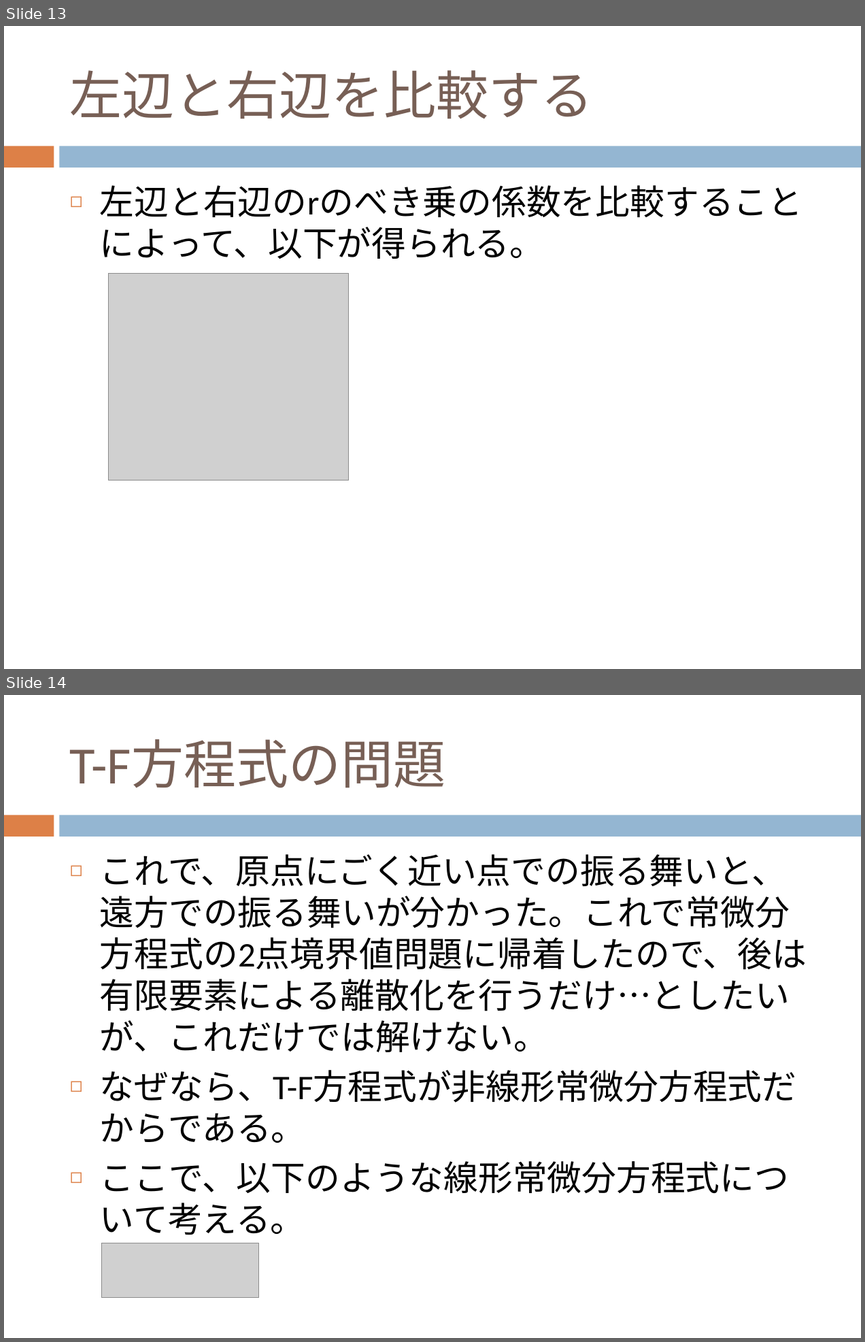
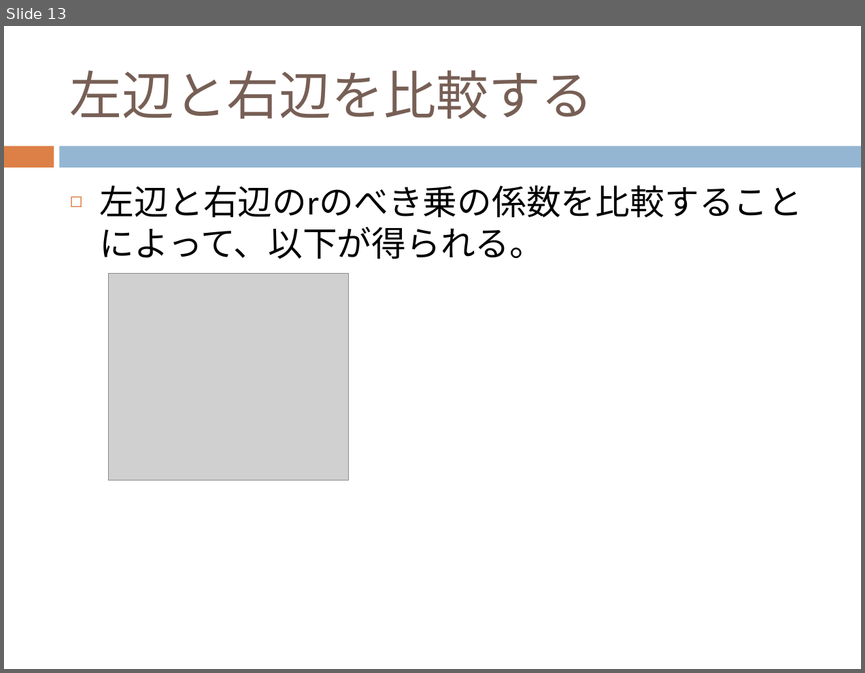
Before and after one commit to dc1394/fukui_sono2, a slide deck: 福井技術者の集いその2_発表資料スライド.pptx. Shown one above the other, each under a label of ours: slides 13 and 14 before the commit, slide 13 after it. The pictures are 865x1342 and 865x673 pixels, drawn with LibreOffice and Linux fonts; fonts in the diff are those of the drawing; grey boxes stand for pictures. Boxes give left, top, right and bottom in pixels: in the first picture for what was removed or moved away, otherwise in the second. Text is boxed around its words. In the diff, an @@ line names an element or a change of style, - is before the commit and + after.

Commit message:
福井技術者の集いその2発表資料スライド加筆

```diff
--- a/福井技術者の集いその2_発表資料スライド.pptx
+++ b/福井技術者の集いその2_発表資料スライド.pptx
@@ slide 14 removed at (4,695,861,1338), background #FFFFFF; not listed: 2 template elements that a slide beside it also shows @@
@@ title removed at (70,740,445,788) @@
-T-F方程式の問題
@@ text removed at (100,854,806,1235) @@
-◻ これで、原点にごく近い点での振る舞いと、遠方での振る舞いが分かった。これで常微分方程式の2点境界値問題に帰着したので、後は有限要素による離散化を行うだけ…としたいが、これだけでは解けない。
-◻ なぜなら、T-F方程式が非線形常微分方程式だからである。
-◻ ここで、以下のような線形常微分方程式について考える。
@@ picture removed at (102,1242,258,1297) @@
```
